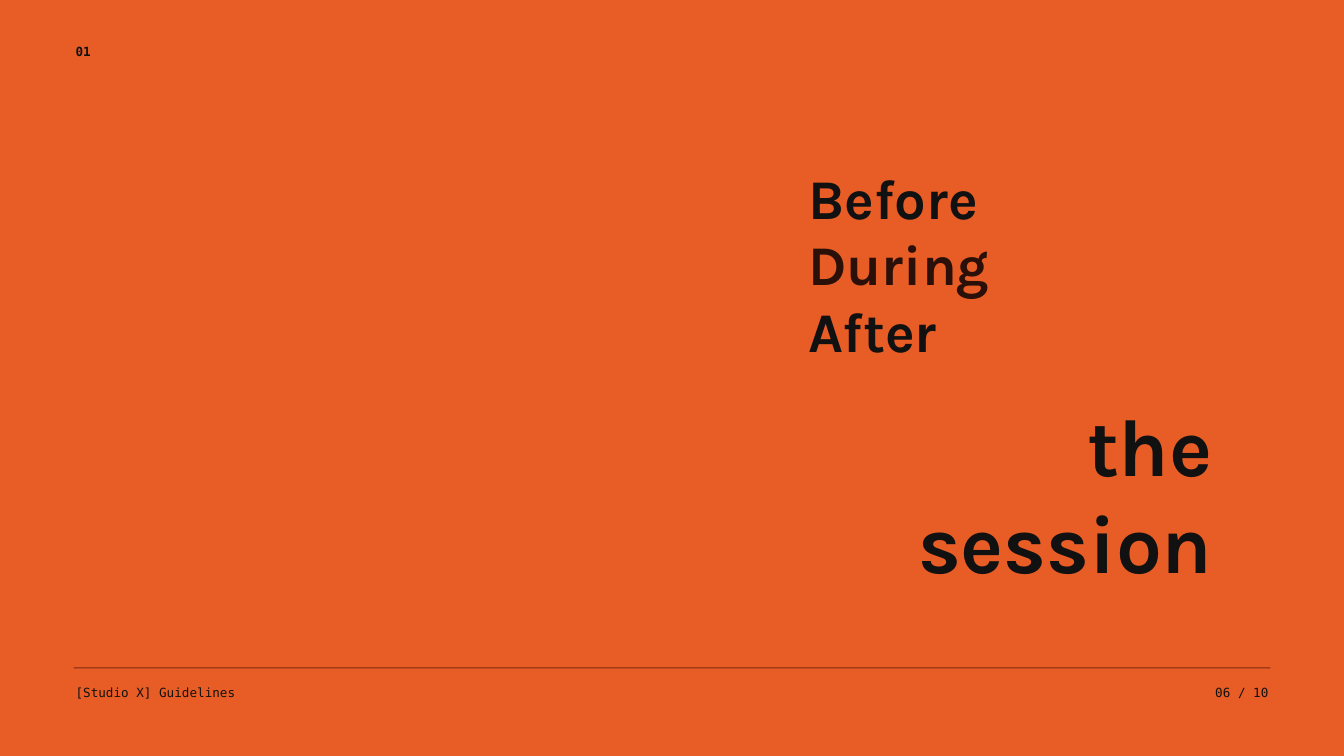
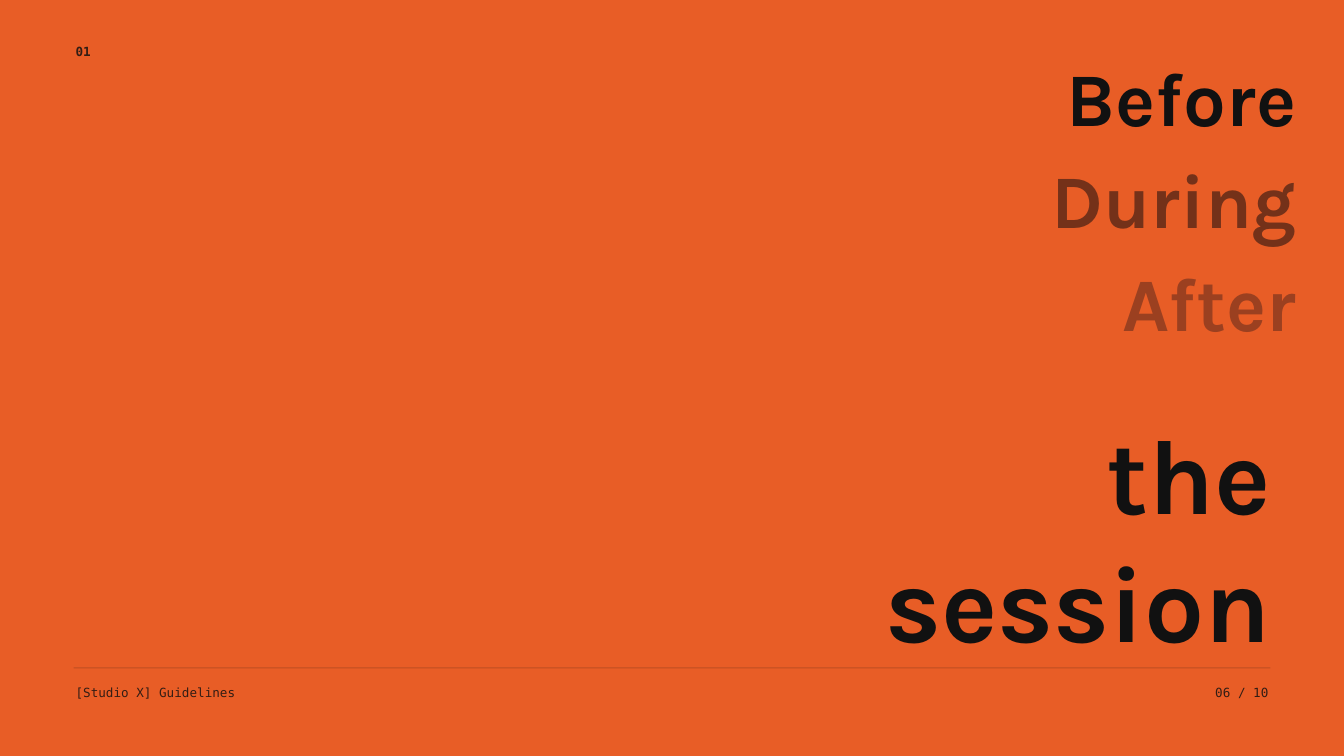
Before and after one commit to hustcer/pptx-nova, a slide deck: slide 6 of assets/examples/broadside/deck.pptx. Drawn at 1344x756 pixels with LibreOffice and Linux fonts; fonts in the diff are those of the drawing. Boxes give left, top, right and bottom in pixels: in the first picture for what was removed or moved away, otherwise in the second. Text is boxed around its words. In the diff, an @@ line names an element or a change of style, - is before the commit and + after.

```diff
--- a/assets/examples/broadside/deck.pptx
+++ b/assets/examples/broadside/deck.pptx
@@ text "Before": place and size @@
-text "Before" at (808, 180, 978, 220)
+text "Before" at (1067, 73, 1296, 127)
@@ text "Before" at (1067, 73, 1296, 127): size 40 to 54 pt; alignment left to right @@
@@ text "During": place and size @@
-text "During" at (808, 245, 989, 299)
+text "During" at (1051, 174, 1296, 247)
@@ text "During" at (1051, 174, 1296, 247): size 40 to 54 pt, text colour #2A1008 to #743119; alignment left to right @@
@@ text "After": place and size @@
-text "After" at (808, 313, 936, 353)
+text "After" at (1122, 279, 1296, 332)
@@ text "After" at (1122, 279, 1296, 332): size 40 to 54 pt, text colour #111111 to #9B4020; alignment left to right @@
@@ text "the": place and size @@
-text "the" at (918, 420, 1213, 574)
+text "the" at (885, 441, 1271, 644)
@@ text "the" at (885, 441, 1271, 644): size 58 to 76 pt @@
@@ rectangle at (74, 667, 1270, 668): fill #7A2B12 to #BD4E22 @@
@@ text colour #111111 to #331D14 in 3 elements at (76, 46, 91, 56), (76, 687, 235, 699), (1215, 687, 1268, 697) @@
```
Also in this commit, not shown: 9 other slides changed, 7 other files.
